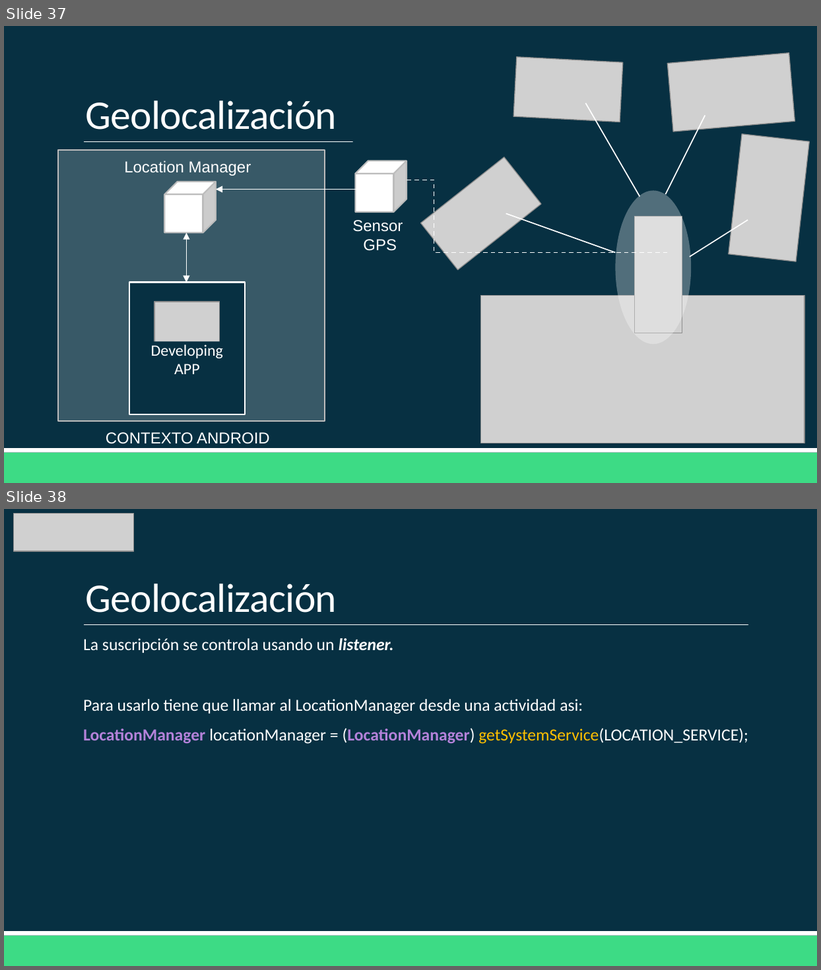
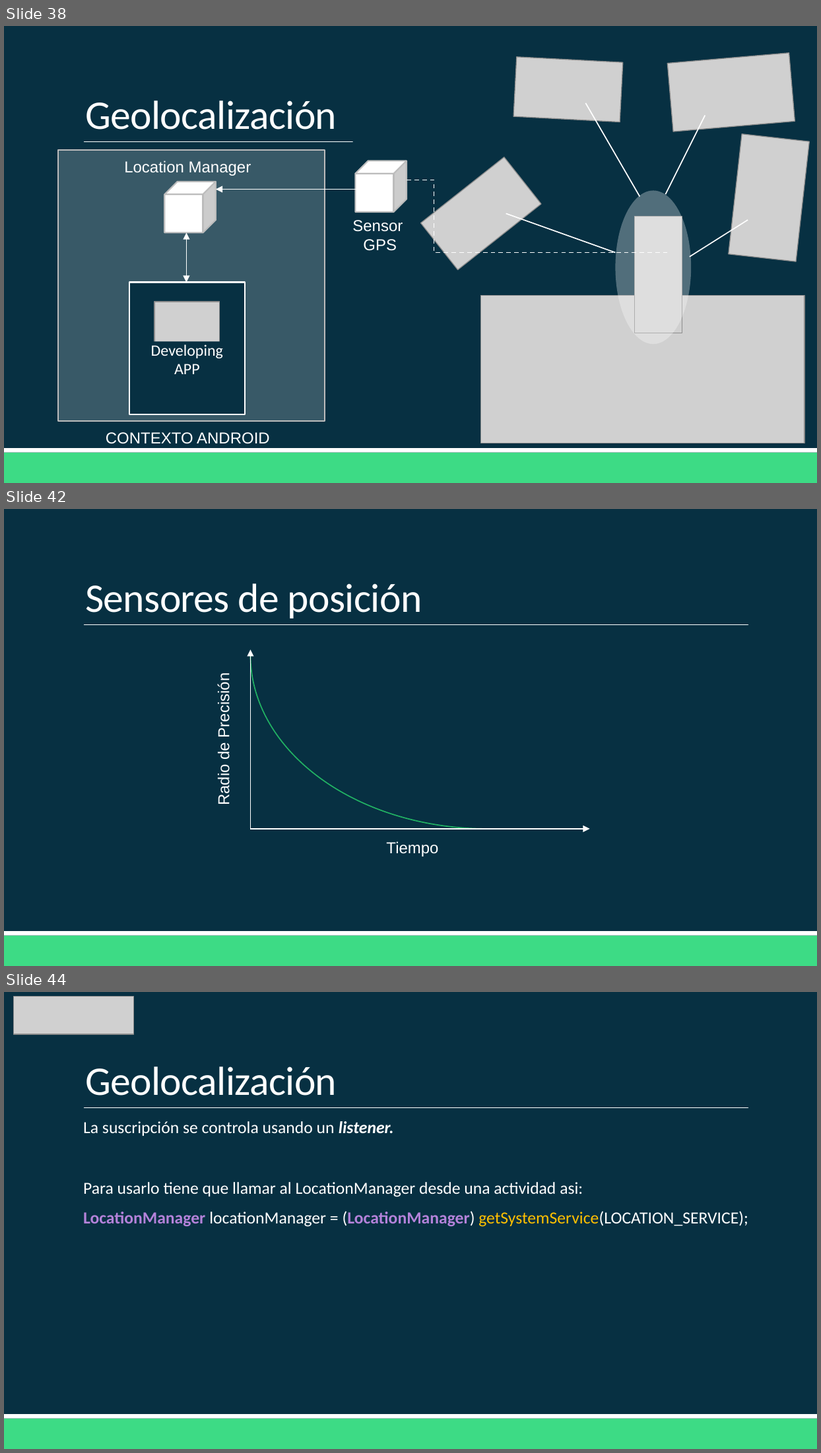
Before and after one commit to Domiciano/AppMoviles201, a slide deck: Clase 8/Clase 8.pptx. Shown one above the other, each under a label of ours: slides 37 and 38 before the commit, slides 38, 42 and 44 after it; the slides between them are not shown. The pictures are 821x970 and 821x1453 pixels, drawn with LibreOffice and Linux fonts; fonts in the diff are those of the drawing; grey boxes stand for pictures. Boxes give left, top, right and bottom in pixels: in the first picture for what was removed or moved away, otherwise in the second. Text is boxed around its words. In the diff, an @@ line names an element or a change of style, - is before the commit and + after.

```diff
--- a/Clase 8/Clase 8.pptx
+++ b/Clase 8/Clase 8.pptx
@@ slide 42 added at box(4, 509, 817, 966), background #073042; not listed: 3 template elements that a slide beside it also shows @@
@@ arc (boxed as its full ellipse) added at box(250, 509, 725, 828), outline #21B163 1 pt @@
@@ title added at box(85, 584, 422, 619), 36 pt, text #FFFFFF @@
+Sensores de posición
@@ arrow added from (250, 829) to (250, 650), #FFFFFF 1 pt @@
@@ text added at box(215, 679, 233, 804), 14 pt, text #FFFFFF @@
+Radio de Precisión
@@ arrow added from (250, 829) to (589, 829), #FFFFFF 1 pt @@
@@ text added at box(386, 842, 438, 857), 14 pt, text #FFFFFF @@
+Tiempo
@@ what was slide 37 is now slide 38 @@
@@ what was slide 38 is now slide 44 @@
```
Also in this commit, not shown: 5 other slides added, 1 other file.
